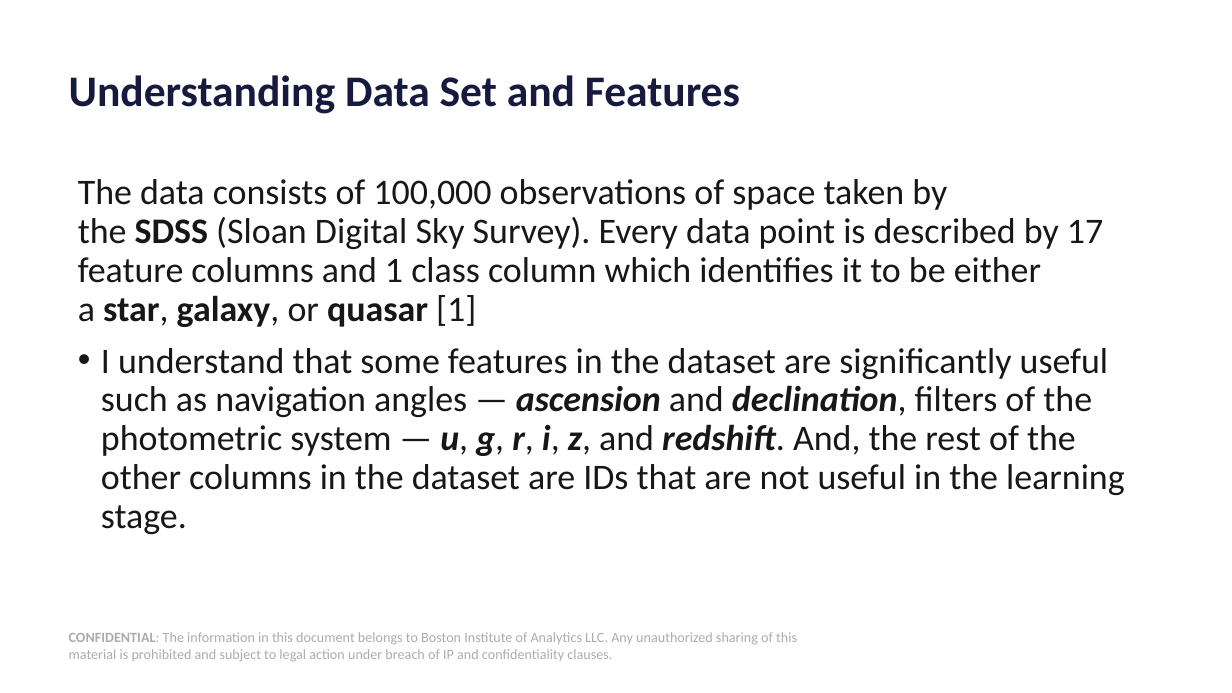
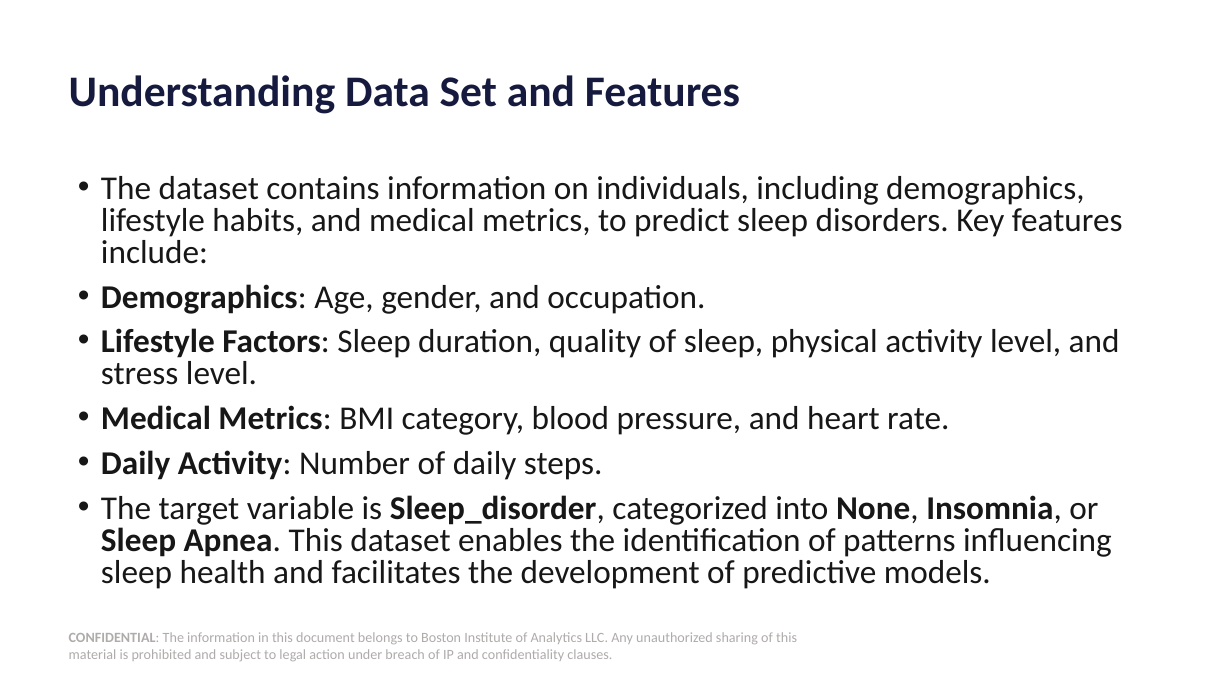
Before and after one commit to NavyaSai-V/predict-Sleep-Disorder, a slide deck: slide 5 of PPT Sleep disorder.pptx. Drawn at 1232x693 pixels with LibreOffice and Linux fonts; fonts in the diff are those of the drawing; background and template pictures are left out. Boxes give left, top, right and bottom in pixels: in the first picture for what was removed or moved away, otherwise in the second. Text is boxed around its words. In the diff, an @@ line names an element or a change of style, - is before the commit and + after.

```diff
--- a/PPT Sleep disorder.pptx
+++ b/PPT Sleep disorder.pptx
@@ text at (101,176,1123,589): text changed; size 28 to 25.9 pt @@
-The data consists of 100,000 observations of space taken by the SDSS (Sloan Digital Sky Survey). Every data point is described by 17 feature columns and 1 class column which identifies it to be either a star, galaxy, or quasar [1]
-• I understand that some features in the dataset are significantly useful such as navigation angles — ascension and declination, filters of the photometric system — u, g, r, i, z, and redshift. And, the rest of the other columns in the dataset are IDs that are not useful in the learning stage.
+• The dataset contains information on individuals, including demographics, lifestyle habits, and medical metrics, to predict sleep disorders. Key features include:
+• Demographics: Age, gender, and occupation.
+• Lifestyle Factors: Sleep duration, quality of sleep, physical activity level, and stress level.
+• Medical Metrics: BMI category, blood pressure, and heart rate.
+• Daily Activity: Number of daily steps.
+• The target variable is Sleep_disorder, categorized into None, Insomnia, or Sleep Apnea. This dataset enables the identification of patterns influencing sleep health and facilitates the development of predictive models.
```
Also in this commit, not shown: 13 other slides changed, 4 slides added, 1 slide removed.
